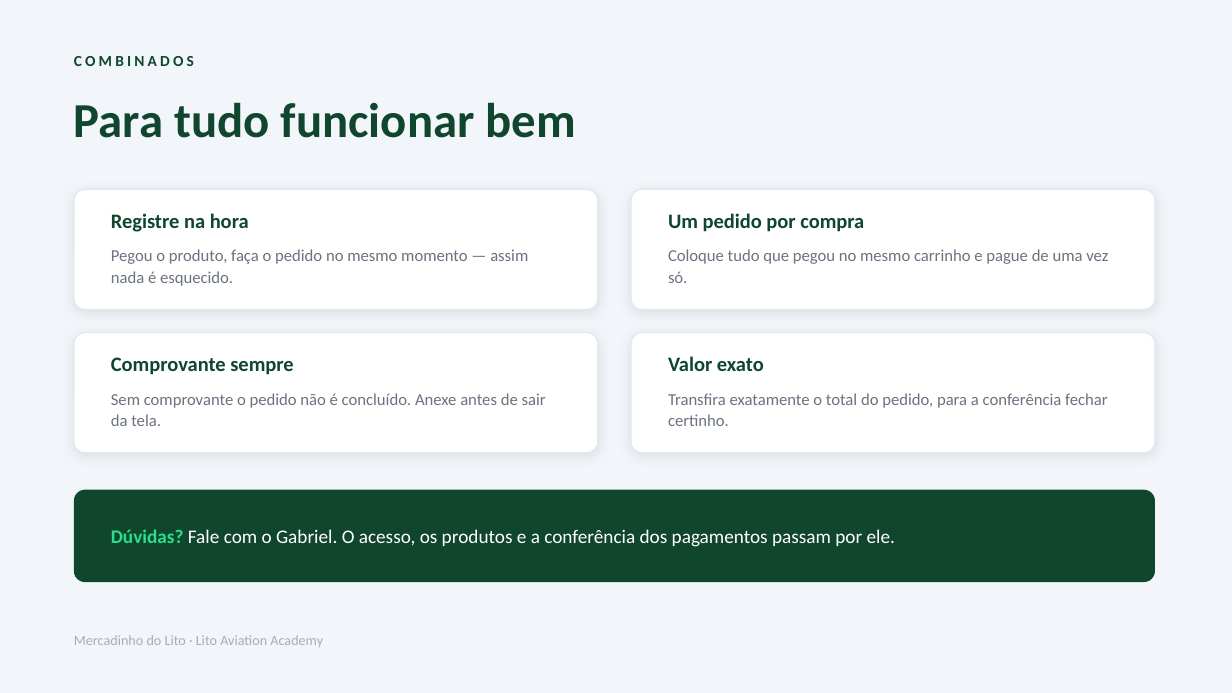
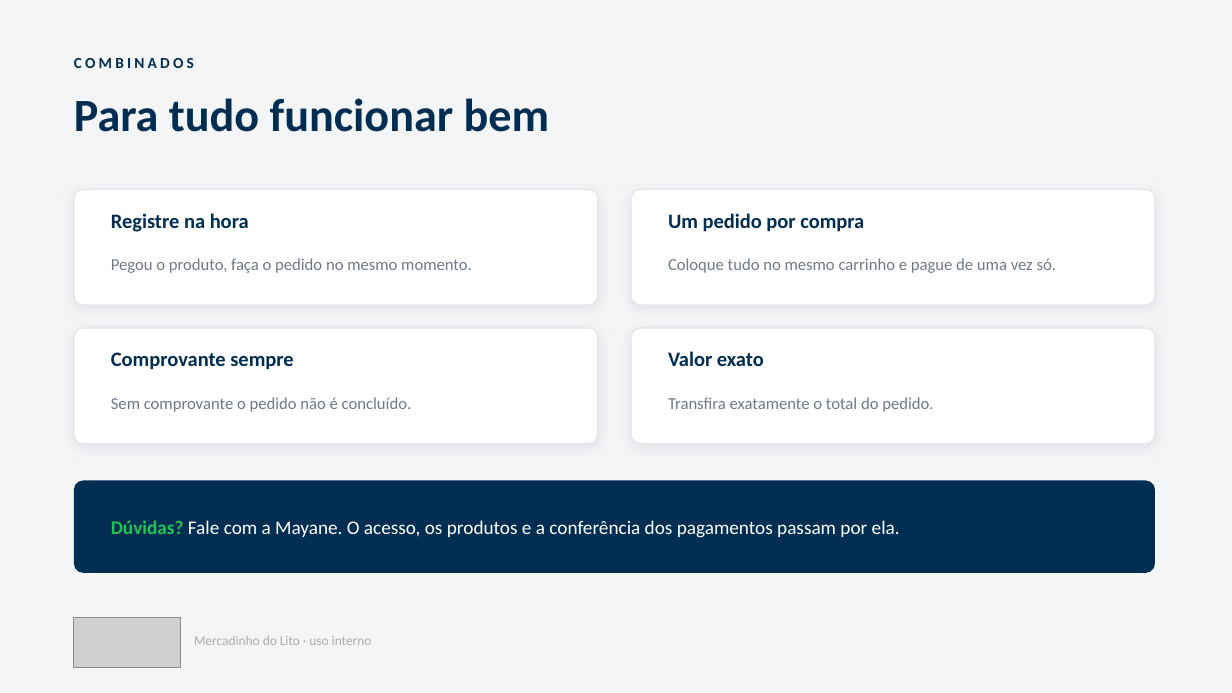
Before and after one commit to LitoGroup/mercadinho, a slide deck: slide 9 of docs/Mercadinho-do-Lito-como-usar.pptx. Drawn at 1232x693 pixels with LibreOffice and Linux fonts; fonts in the diff are those of the drawing; grey boxes stand for pictures. Boxes give left, top, right and bottom in pixels: in the first picture for what was removed or moved away, otherwise in the second. Text is boxed around its words. In the diff, an @@ line names an element or a change of style, - is before the commit and + after.

```diff
--- a/docs/Mercadinho-do-Lito-como-usar.pptx
+++ b/docs/Mercadinho-do-Lito-como-usar.pptx
@@ background #F2F5F9 to #F4F5F7 @@
@@ text colour #0F462D to #002E53 in 5 elements at <box>111,213,249,232</box>, <box>668,213,864,232</box>, <box>111,352,293,370</box>, <box>668,351,764,366</box>, <box>74,58,194,68</box> @@
@@ text "Para tudo funcionar bem" at <box>74,98,550,132</box>: size 38 to 36 pt, text colour #0F462D to #002E53 @@
@@ rounded rectangle: place and size @@
-rounded rectangle at <box>74,189,598,310</box>
+rounded rectangle at <box>74,189,598,305</box>
@@ rounded rectangle: place and size @@
-rounded rectangle at <box>631,189,1155,310</box>
+rounded rectangle at <box>631,189,1155,305</box>
@@ text at <box>111,258,472,273</box>: text changed; text colour #6B7280 to #6E7A87 @@
-Pegou o produto, faça o pedido no mesmo momento — assim nada é esquecido.
+Pegou o produto, faça o pedido no mesmo momento.
@@ text at <box>668,258,1056,273</box>: text changed; text colour #6B7280 to #6E7A87 @@
-Coloque tudo que pegou no mesmo carrinho e pague de uma vez só.
+Coloque tudo no mesmo carrinho e pague de uma vez só.
@@ rounded rectangle: place and size @@
-rounded rectangle at <box>74,333,598,453</box>
+rounded rectangle at <box>74,328,598,444</box>
@@ outline #E2E8EF 1 pt to #E3E6EA 1 pt; shadow changed; proportions changed in 4 elements at <box>74,189,598,305</box>, <box>631,189,1155,305</box>, <box>74,328,598,444</box>, <box>631,328,1155,444</box> @@
@@ rounded rectangle: place and size @@
-rounded rectangle at <box>631,333,1155,453</box>
+rounded rectangle at <box>631,328,1155,444</box>
@@ text at <box>111,397,412,412</box>: text changed; text colour #6B7280 to #6E7A87 @@
-Sem comprovante o pedido não é concluído. Anexe antes de sair da tela.
+Sem comprovante o pedido não é concluído.
@@ text at <box>668,397,933,412</box>: text changed; text colour #6B7280 to #6E7A87 @@
-Transfira exatamente o total do pedido, para a conferência fechar certinho.
+Transfira exatamente o total do pedido.
@@ rounded rectangle: place and size @@
-rounded rectangle at <box>74,490,1155,582</box>
+rounded rectangle at <box>74,481,1155,573</box>
@@ rounded rectangle at <box>74,481,1155,573</box>: fill #0F462D to #002E53; proportions changed @@
@@ text at <box>111,520,900,538</box>: text changed @@
-Dúvidas? Fale com o Gabriel. O acesso, os produtos e a conferência dos pagamentos passam por ele.
+Dúvidas? Fale com a Mayane. O acesso, os produtos e a conferência dos pagamentos passam por ela.
@@ picture added at <box>74,617,180,667</box> @@
@@ text at <box>194,636,372,645</box>: text changed; size 11 to 10.5 pt; text colour #A5AEB8 to #B0AAAA @@
-Mercadinho do Lito · Lito Aviation Academy
+Mercadinho do Lito · uso interno
```
Also in this commit, not shown: 8 other slides changed.
